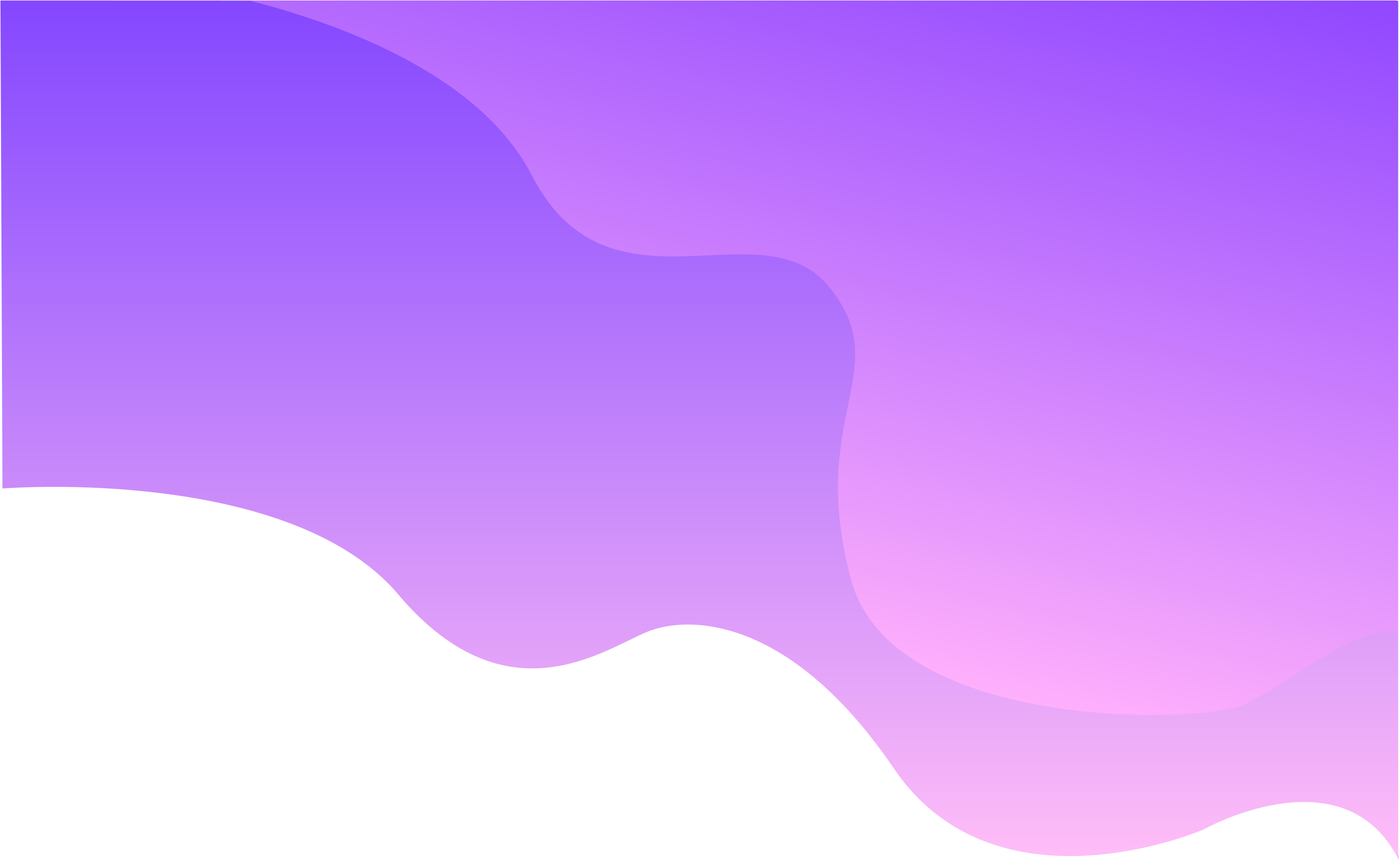
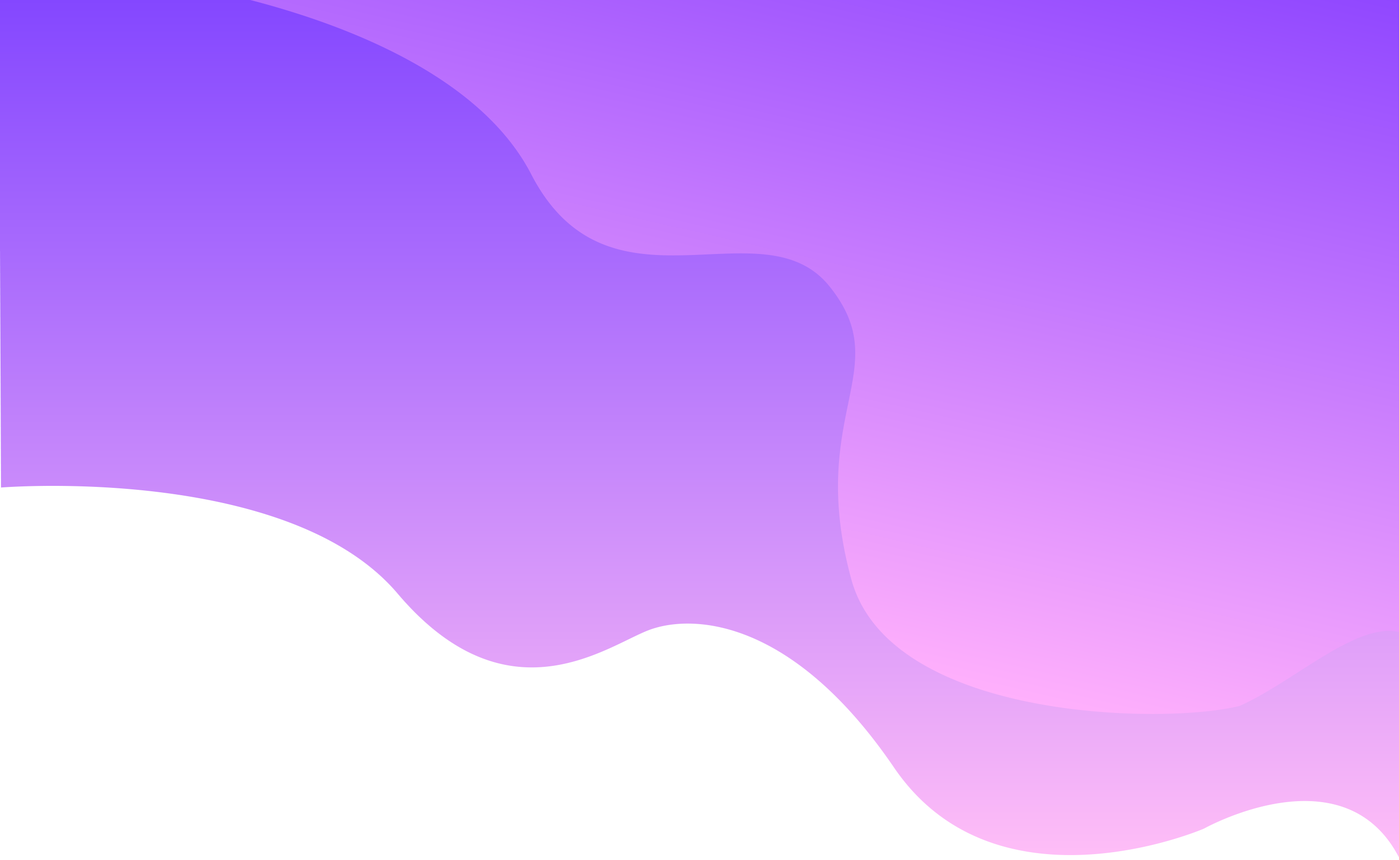
Before/after of a 1399x860 layered artwork. What changed in the layer stack:
painted on "Group 27" over [0, 0, 1399, 860]
